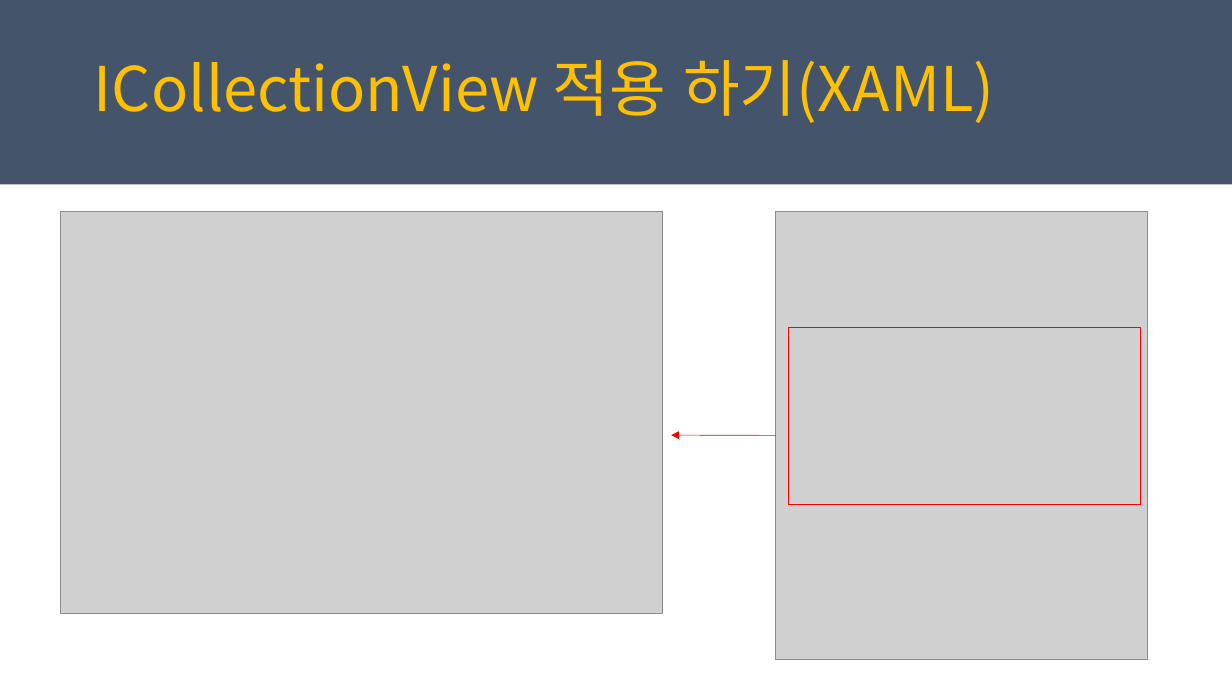
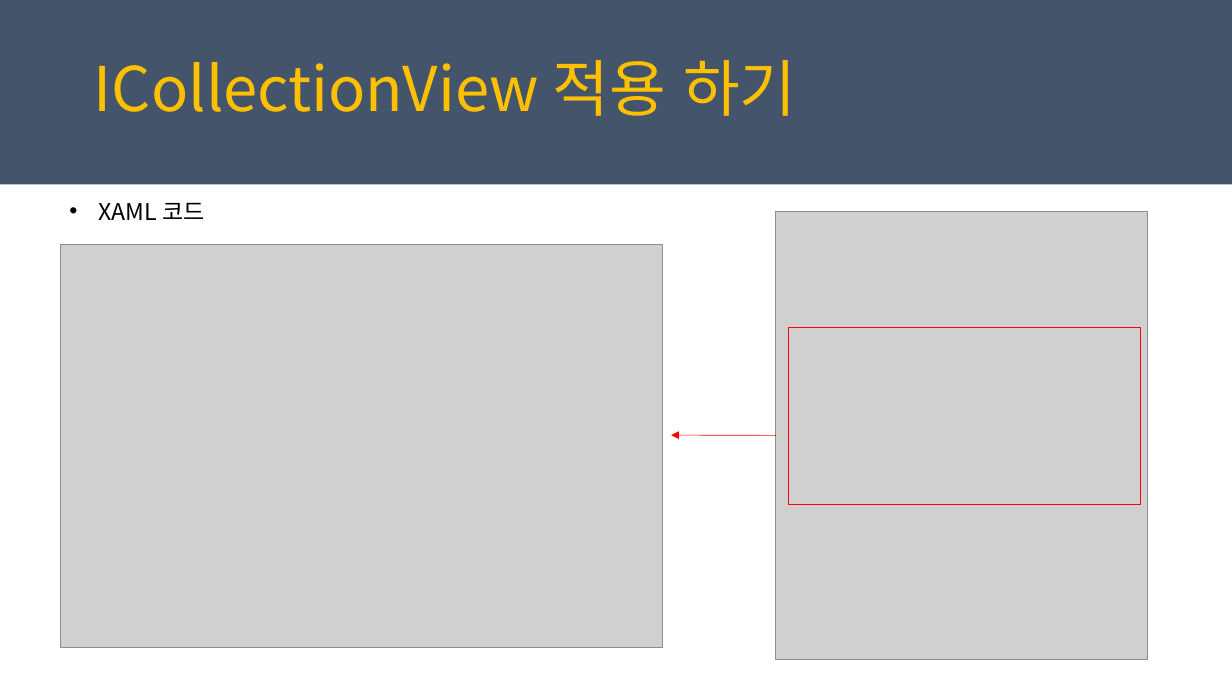
Before and after one commit to juniair/Summary-PPT, a slide deck: slide 21 of PRISM_MVVM_사용.pptx (slide 22 before the commit). Drawn at 1232x693 pixels with LibreOffice and Linux fonts; fonts in the diff are those of the drawing; grey boxes stand for pictures. Boxes give left, top, right and bottom in pixels: in the first picture for what was removed or moved away, otherwise in the second. Text is boxed around its words. In the diff, an @@ line names an element or a change of style, - is before the commit and + after.

```diff
--- a/PRISM_MVVM_사용.pptx
+++ b/PRISM_MVVM_사용.pptx
@@ text at [94, 60, 796, 116]: text changed @@
-ICollectionView 적용 하기(XAML)
+ICollectionView 적용 하기
@@ text added at [98, 202, 205, 220], 18 pt, text #000000 @@
+• XAML 코드
@@ picture: place and size @@
-picture at [60, 212, 663, 614]
+picture at [60, 245, 663, 647]
```
Also in this commit, not shown: 10 other slides changed, 1 slide removed, 22 other files.
